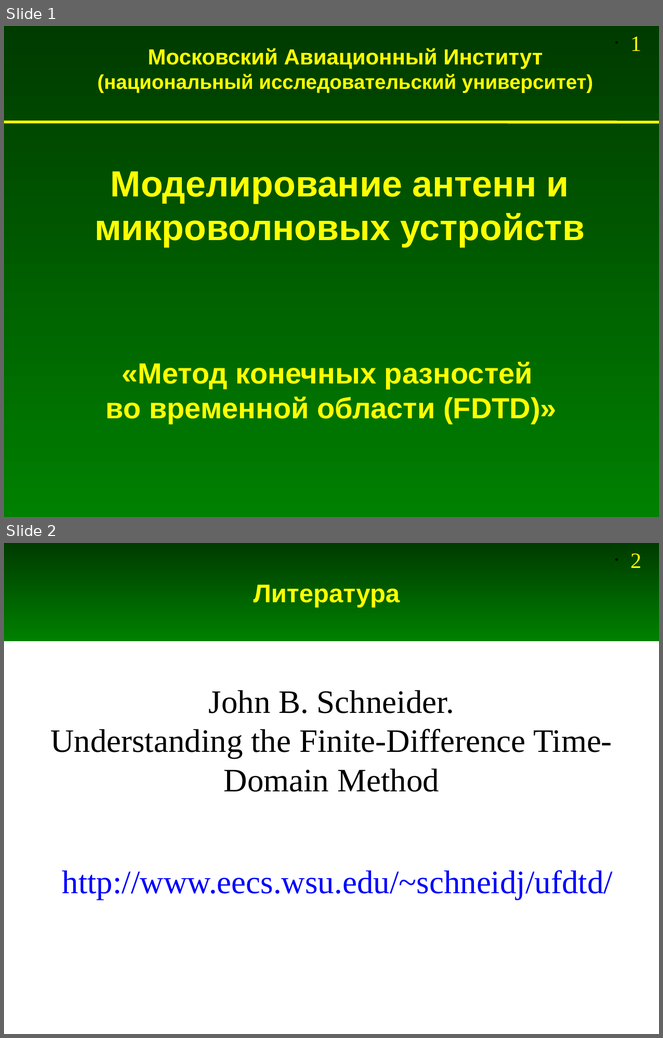
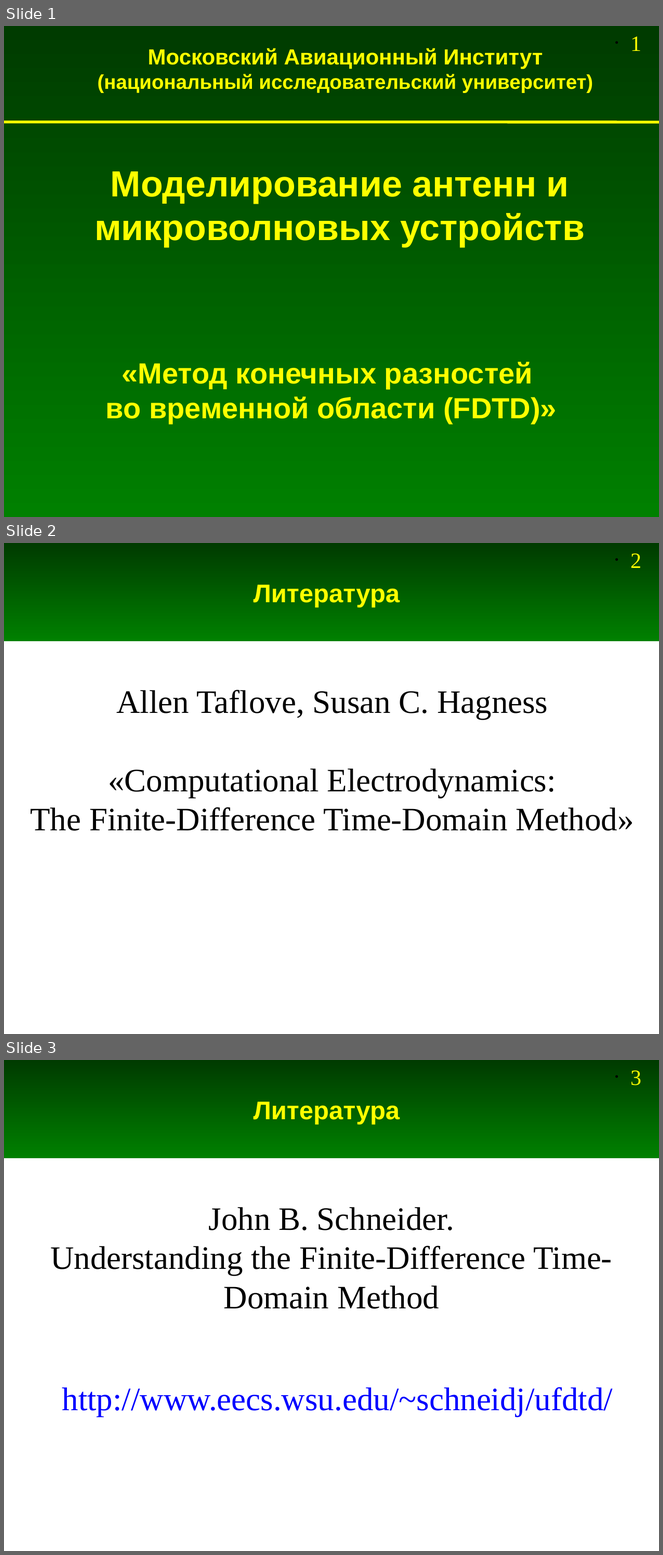
Before and after one commit to andris0147sv/modelling, a slide deck: presentations/2. FDTD.odp. Shown one above the other, each under a label of ours: slides 1 and 2 before the commit, slides 1, 2 and 3 after it. The pictures are 663x1038 and 663x1555 pixels, drawn with LibreOffice and Linux fonts; fonts in the diff are those of the drawing. Boxes give left, top, right and bottom in pixels: in the first picture for what was removed or moved away, otherwise in the second. Text is boxed around its words. In the diff, an @@ line names an element or a change of style, - is before the commit and + after.

```diff
--- a/presentations/2. FDTD.odp
+++ b/presentations/2. FDTD.odp
@@ slide 2 added at [4,543,659,1034], background #FFFFFF; not listed: 2 template elements that a slide beside it also shows @@
@@ title added at [254,585,400,607], 28 pt, text #FFFF00, bold @@
+Литература
@@ text added at [30,690,634,831], 36 pt, text #000000 @@
+Allen Taflove, Susan C. Hagness
+«Computational Electrodynamics:
+The Finite-Difference Time-Domain Method»
@@ what was slide 2 is now slide 3 @@
@@ page number at [631,1070,642,1085]: text changed @@
-• 2
+• 3
```
Also in this commit, not shown: 3 slides changed, 2 other slides added, 4 slides removed, 1 other file.
